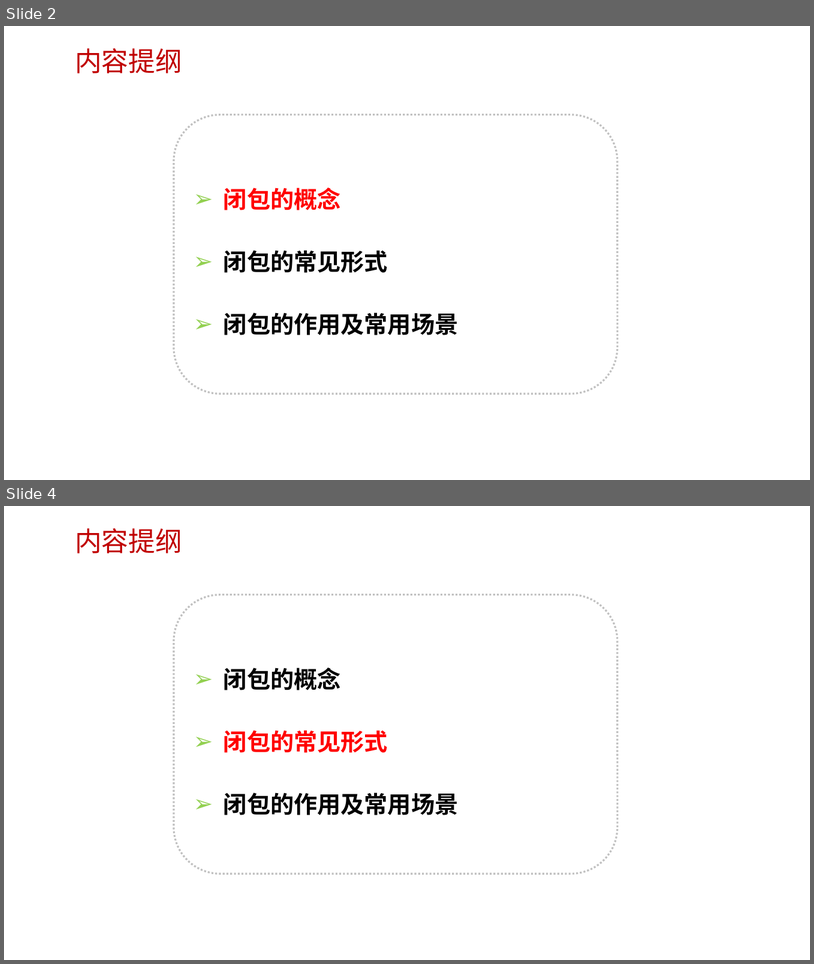
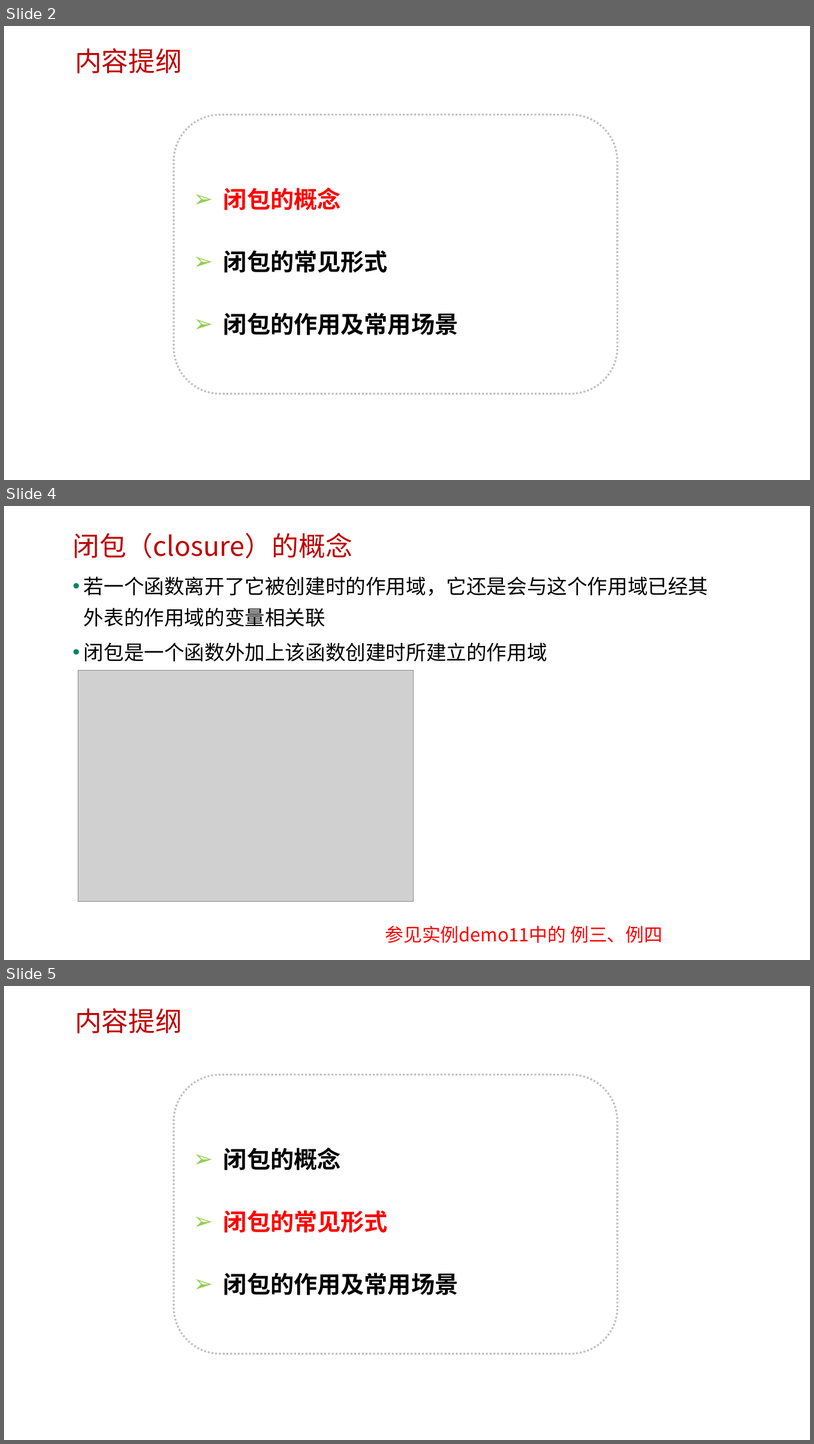
Before and after one commit to edu2act/course-javascript-advanced, a slide deck: 课程PPT/12.JS闭包.pptx. Shown one above the other, each under a label of ours: slides 2 and 4 before the commit, slides 2, 4 and 5 after it; the slides between them are not shown. The pictures are 814x964 and 814x1444 pixels, drawn with LibreOffice and Linux fonts; fonts in the diff are those of the drawing; grey boxes stand for pictures; background and template pictures are left out. Boxes give left, top, right and bottom in pixels: in the first picture for what was removed or moved away, otherwise in the second. Text is boxed around its words. In the diff, an @@ line names an element or a change of style, - is before the commit and + after.

```diff
--- a/课程PPT/12.JS闭包.pptx
+++ b/课程PPT/12.JS闭包.pptx
@@ slide 4 added at [4, 506, 810, 960], background picture (left out) @@
@@ text added at [72, 532, 353, 558], 32 pt, text #C00000 @@
+闭包（closure）的概念
@@ text added at [84, 576, 709, 661], 24 pt, text #000000 @@
+• 若一个函数离开了它被创建时的作用域，它还是会与这个作用域已经其外表的作用域的变量相关联
+• 闭包是一个函数外加上该函数创建时所建立的作用域
@@ picture added at [78, 670, 414, 901] @@
@@ text added at [386, 925, 663, 943], 22 pt, text #FF0000 @@
+参见实例demo11中的 例三、例四
@@ what was slide 4 is now slide 5 @@
```
Also in this commit, not shown: 1 slide changed, 7 other files.
